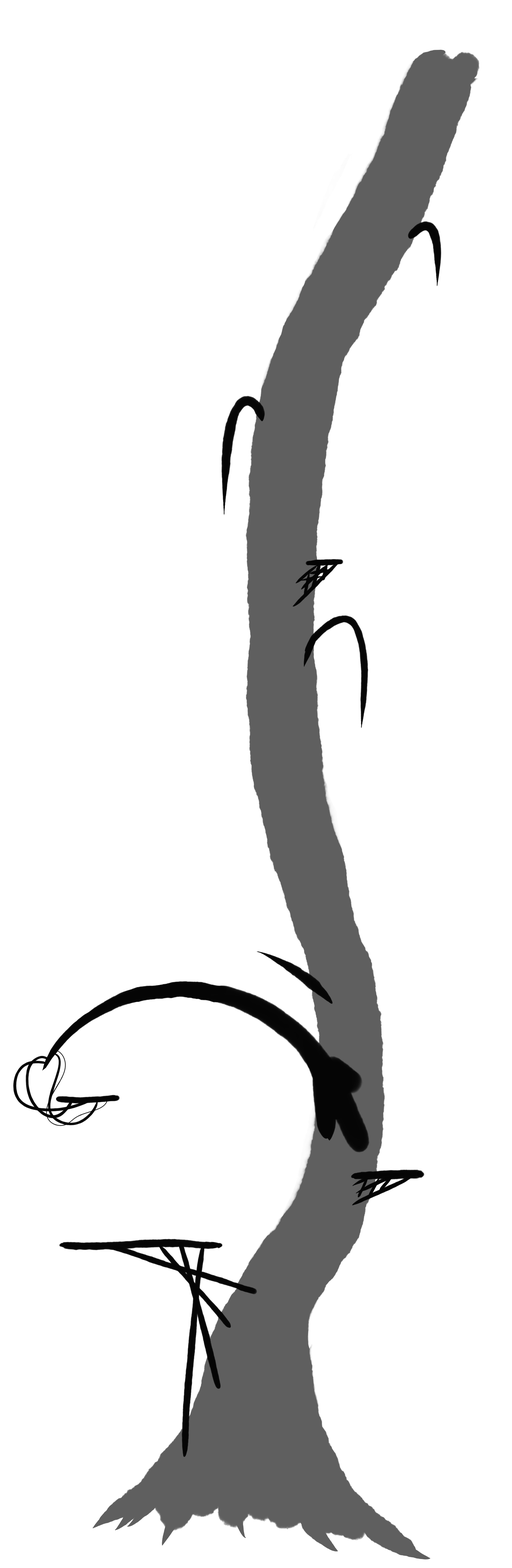
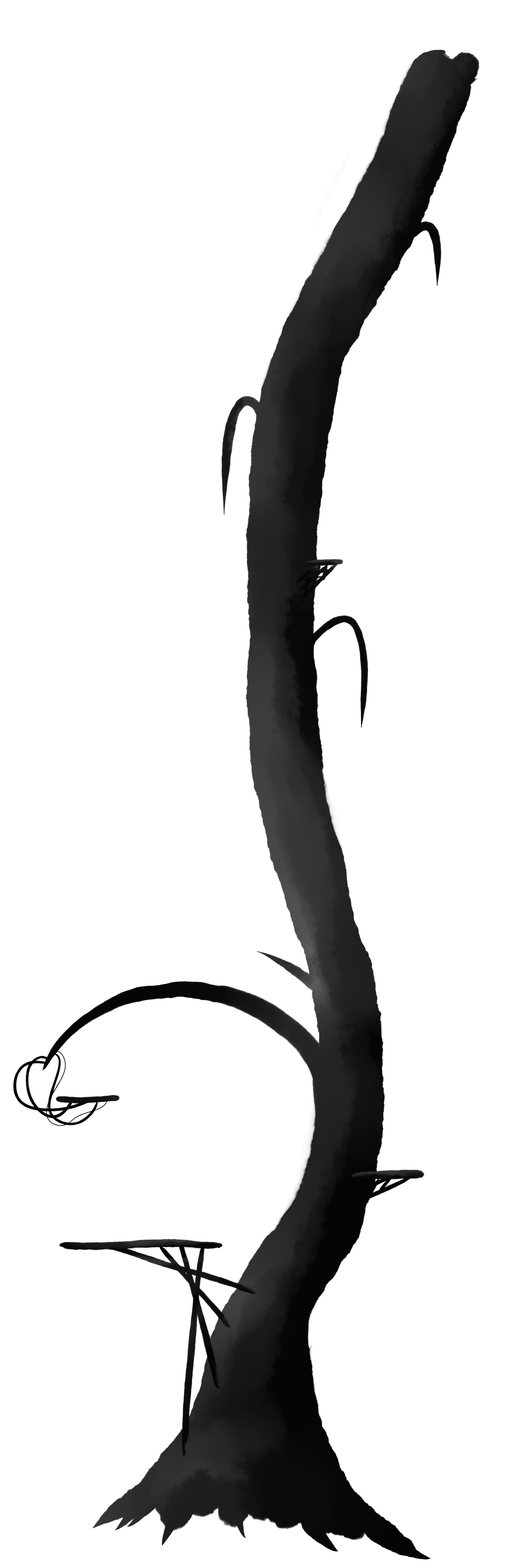
Before/after of a 512px x 1568px layered artwork. What changed in the layer stack:
painted on "platf" over left=56, top=558, right=425, bottom=1251
painted on "レイヤー12" over left=56, top=561, right=371, bottom=1458
removed layer "deco" over left=56, top=221, right=441, bottom=1127
"レイヤー11": opacity 64% → 100%, moved it above "side", painted on it over left=92, top=49, right=480, bottom=1560
renamed "レイヤー8" to "side", painted on it over left=56, top=979, right=370, bottom=1153
